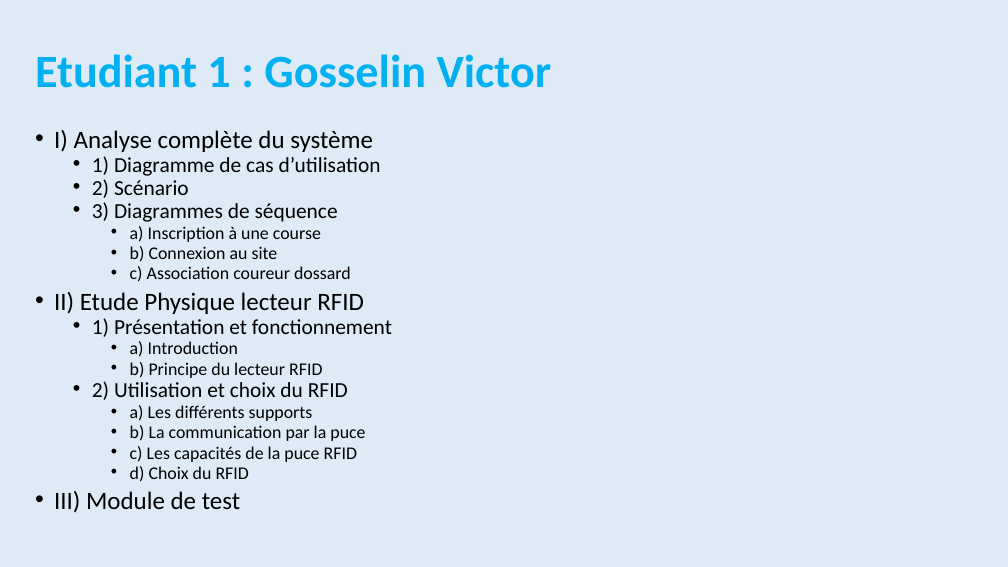
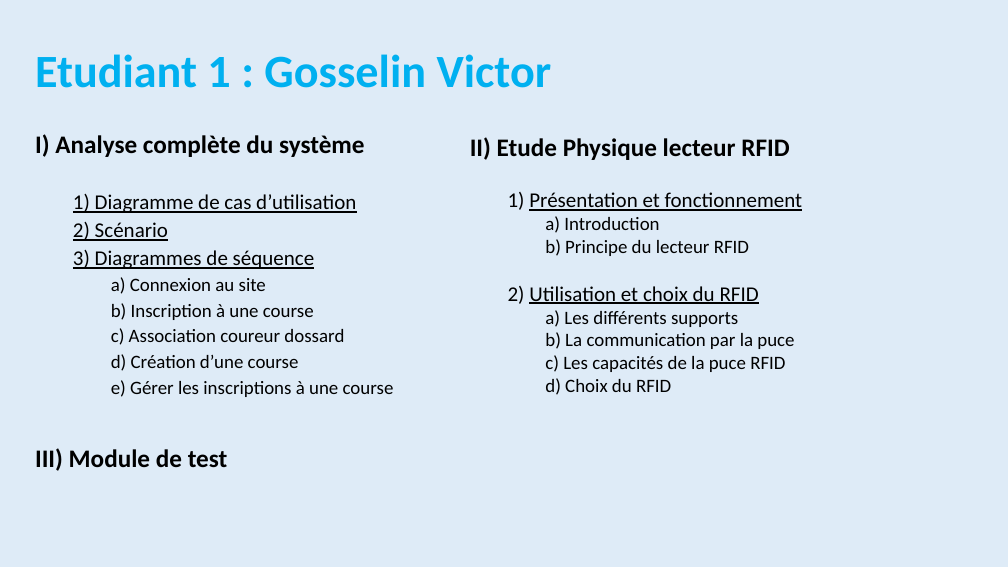
Before and after one commit to Maja2308/Projet_Cross, a slide deck: slide 7 of Diagrammes Communs/Presentation_Revue0.pptx. Drawn at 1008x567 pixels with LibreOffice and Linux fonts; fonts in the diff are those of the drawing. Boxes give left, top, right and bottom in pixels: in the first picture for what was removed or moved away, otherwise in the second. Text is boxed around its words. In the diff, an @@ line names an element or a change of style, - is before the commit and + after.

```diff
--- a/Diagrammes Communs/Presentation_Revue0.pptx
+++ b/Diagrammes Communs/Presentation_Revue0.pptx
@@ text at <box>35,134,365,345</box>: size 23.8 to 24 pt, bold on in "I) Analyse complète du système"; size 20.4 to 20 pt, underline on in "1) Diagramme de cas d’utilisation", "2) Scénario", "3) Diagrammes de séquence"; size 17 to 18 pt in "c) Association coureur dossard"; bullet • to none; line spacing 0.7 to 0.9 @@
@@ text added at <box>470,137,802,395</box>, 18 pt, text #000000 @@
+II) Etude Physique lecteur RFID
+  1) Présentation et fonctionnement
+    a) Introduction
+    b) Principe du lecteur RFID
+  2) Utilisation et choix du RFID
+    a) Les différents supports
+    b) La communication par la puce
+    c) Les capacités de la puce RFID
+    d) Choix du RFID
@@ text at <box>111,277,314,320</box>: text changed; size 17 to 18 pt @@
-    • a) Inscription à une course
-    • b) Connexion au site
+    a) Connexion au site
+    b) Inscription à une course
@@ text at <box>111,354,394,397</box>: text changed; size 17 to 18 pt @@
-• II) Etude Physique lecteur RFID
-  • 1) Présentation et fonctionnement
-    • a) Introduction
-    • b) Principe du lecteur RFID
-  • 2) Utilisation et choix du RFID
-    • a) Les différents supports
-    • b) La communication par la puce
-    • c) Les capacités de la puce RFID
-    • d) Choix du RFID
-• III) Module de test
+    d) Création d’une course
+    e) Gérer les inscriptions à une course
@@ text added at <box>35,448,228,471</box>, 24 pt, text #000000, bold @@
+III) Module de test
```
Also in this commit, not shown: 8 other slides changed, 1 slide removed, 3 other files.
